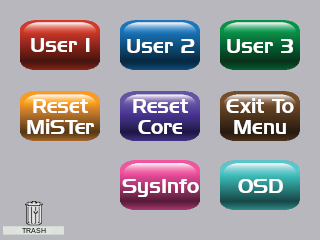
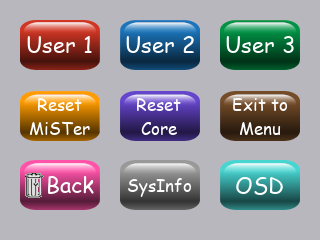
Layer changes from the first 320 x 240 image to the second:
removed layer "TRASH" over left=22, top=228, right=46, bottom=233
removed layer "Trash Can" over left=3, top=198, right=68, bottom=235
added layer "button9-text" above "button9" over left=236, top=177, right=283, bottom=195
added layer "button9" above "button8-text" over left=220, top=160, right=300, bottom=210
added layer "button8-text" above "button8" over left=128, top=178, right=192, bottom=197
added layer "button8" above "button7-text" over left=120, top=160, right=200, bottom=210
added layer "button7-text" above "button7-Trashcan" over left=48, top=176, right=94, bottom=194
added layer "button7-Trashcan" above "button7" over left=25, top=173, right=44, bottom=198
added layer "button7" above "button6-text" over left=20, top=160, right=100, bottom=210
added layer "button6-text" above "button6" over left=233, top=98, right=288, bottom=135
added layer "button6" above "button5-text" over left=220, top=91, right=300, bottom=141
added layer "button5-text" above "button5" over left=136, top=98, right=181, bottom=135
added layer "button5" above "button4-text" over left=120, top=91, right=200, bottom=141
added layer "button4-text" above "button4" over left=29, top=98, right=90, bottom=135
added layer "button4" above "button3-text" over left=20, top=91, right=100, bottom=141
added layer "button3-text" above "button3" over left=226, top=36, right=294, bottom=53
added layer "button3" above "button2-text" over left=220, top=20, right=300, bottom=70
added layer "button2-text" above "button2" over left=126, top=36, right=194, bottom=53
added layer "button2" above "button1-text" over left=120, top=20, right=200, bottom=70
added layer "button1-text" above "button1" over left=27, top=36, right=92, bottom=53
added layer "button1" above "touch-320x200.png" over left=20, top=20, right=100, bottom=70
painted on "touch-320x200.png" over left=20, top=20, right=300, bottom=210
